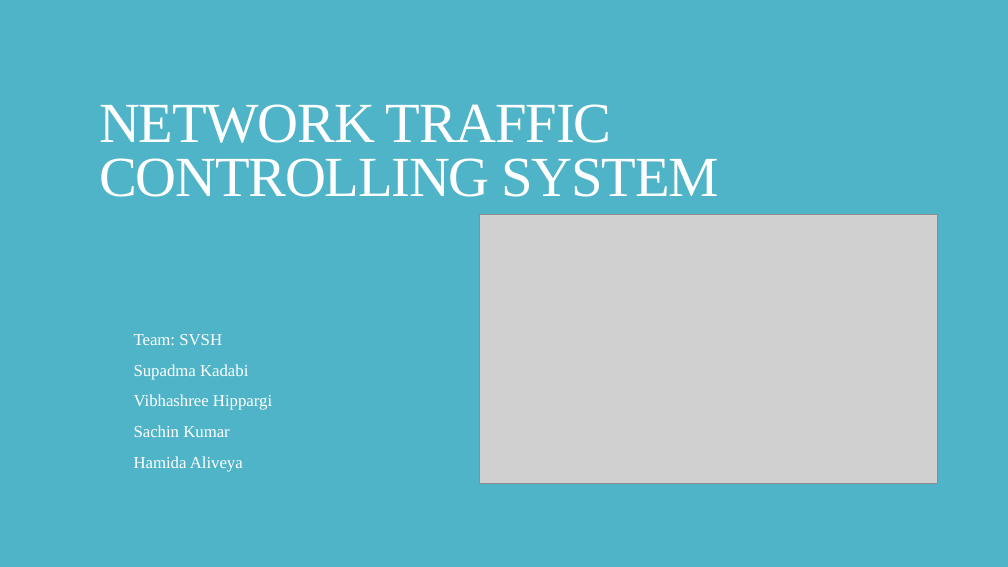
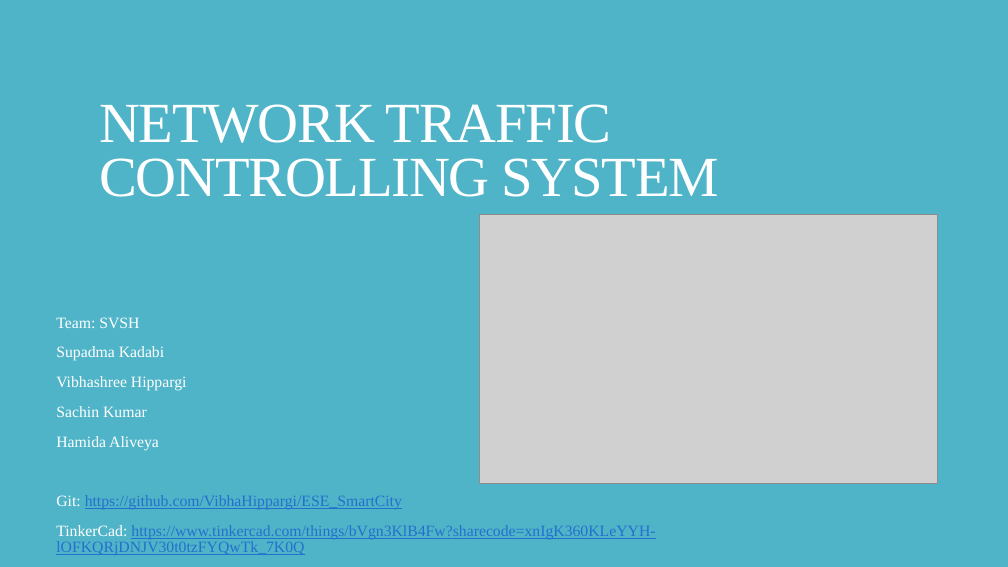
Before and after one commit to VibhaHippargi/ESE_SmartCity, a slide deck: slide 1 of Project_PPT.pptx. Drawn at 1008x567 pixels with LibreOffice and Linux fonts; fonts in the diff are those of the drawing; grey boxes stand for pictures. Boxes give left, top, right and bottom in pixels: in the first picture for what was removed or moved away, otherwise in the second. Text is boxed around its words. In the diff, an @@ line names an element or a change of style, - is before the commit and + after.

Commit message:
Final

```diff
--- a/Project_PPT.pptx
+++ b/Project_PPT.pptx
@@ subtitle "Team: SVSH": place and size @@
-subtitle "Team: SVSH" at [134, 334, 272, 472]
+subtitle "Team: SVSH" at [56, 317, 655, 555]
@@ subtitle at [56, 317, 187, 450]: size 16 to 15 pt in "Team: SVSH", "Supadma Kadabi", "Vibhashree Hippargi", "Sachin Kumar" and 1 more places @@
@@ subtitle at [56, 495, 655, 555]: paragraphs added @@
+Git: https://github.com/VibhaHippargi/ESE_SmartCity
+TinkerCad: https://www.tinkercad.com/things/bVgn3KlB4Fw?sharecode=xnIgK360KLeYYH-lOFKQRjDNJV30t0tzFYQwTk_7K0Q
```
Also in this commit, not shown: 2 other slides changed, 2 slides added.
